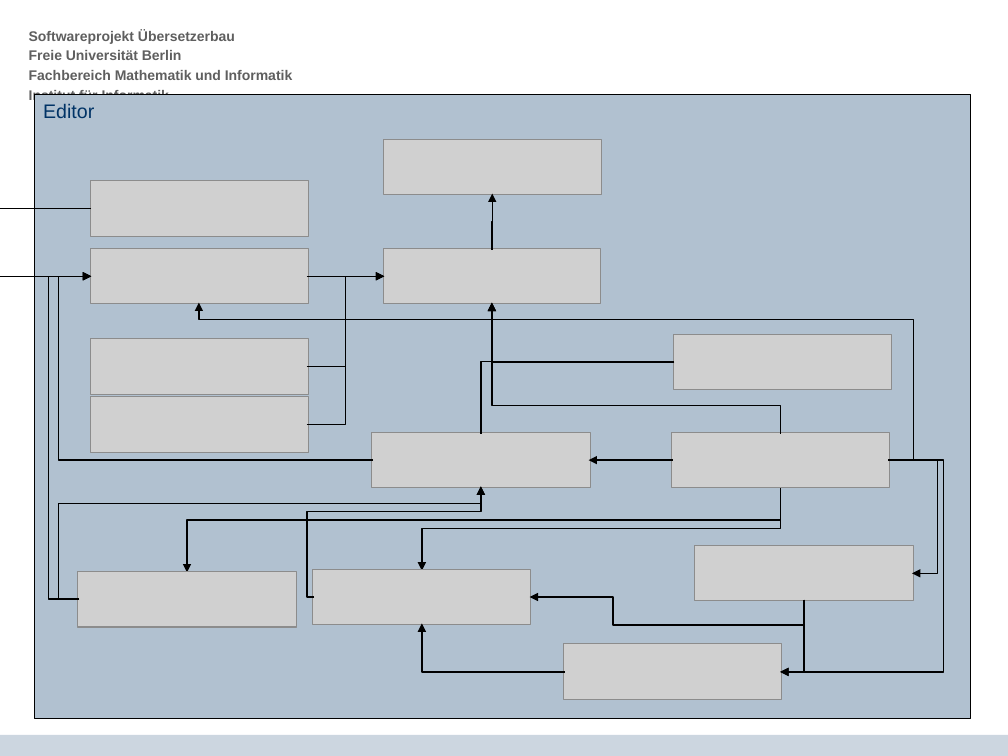
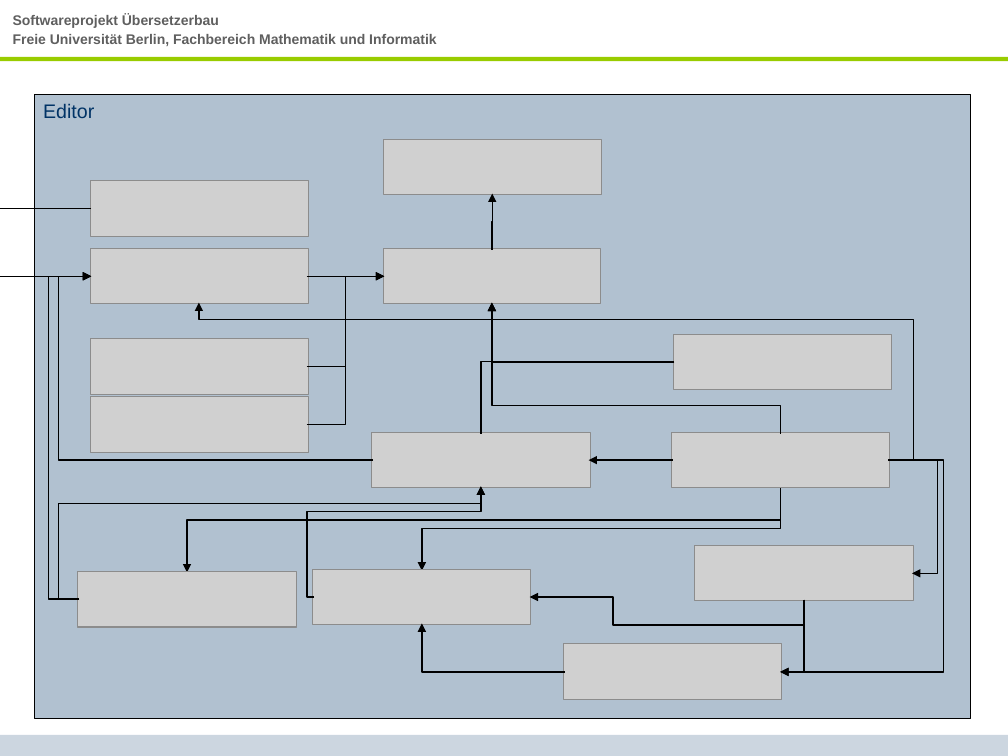
Before and after one commit to SWP-Ubau-SoSe2014-Haskell/SWPSoSe14, a slide deck: slide 17 of documentation/SWPSoSe14MS3.ppt (slide 15 before the commit). Drawn at 1008x756 pixels with LibreOffice and Linux fonts; fonts in the diff are those of the drawing; grey boxes stand for pictures; background and template pictures are left out. Boxes give left, top, right and bottom in pixels: in the first picture for what was removed or moved away, otherwise in the second. Text is boxed around its words. In the diff, an @@ line names an element or a change of style, - is before the commit and + after.

```diff
--- a/documentation/SWPSoSe14MS3.ppt
+++ b/documentation/SWPSoSe14MS3.ppt
@@ text "Softwareprojekt Übersetzerbau": place and size @@
-text "Softwareprojekt Übersetzerbau" at <box>29,30,292,104</box>
+text "Softwareprojekt Übersetzerbau" at <box>13,13,436,46</box>
@@ line added from (1008, 59) to (0, 59), #99CC00 3 pt @@
@@ text at <box>13,34,436,46</box>: text changed @@
-Freie Universität Berlin
-Fachbereich Mathematik und Informatik
-Institut für Informatik
+Freie Universität Berlin, Fachbereich Mathematik und Informatik
```
Also in this commit, not shown: 28 other slides changed, 2 slides added.
